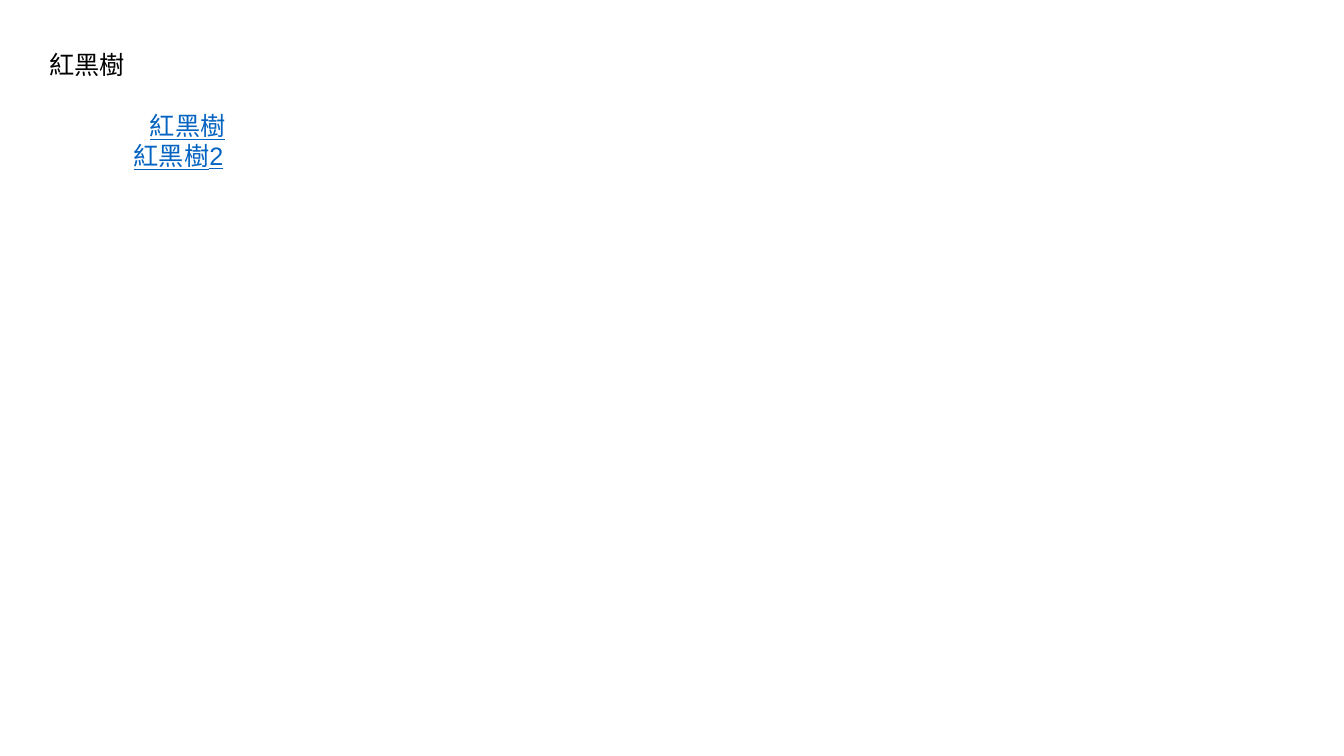
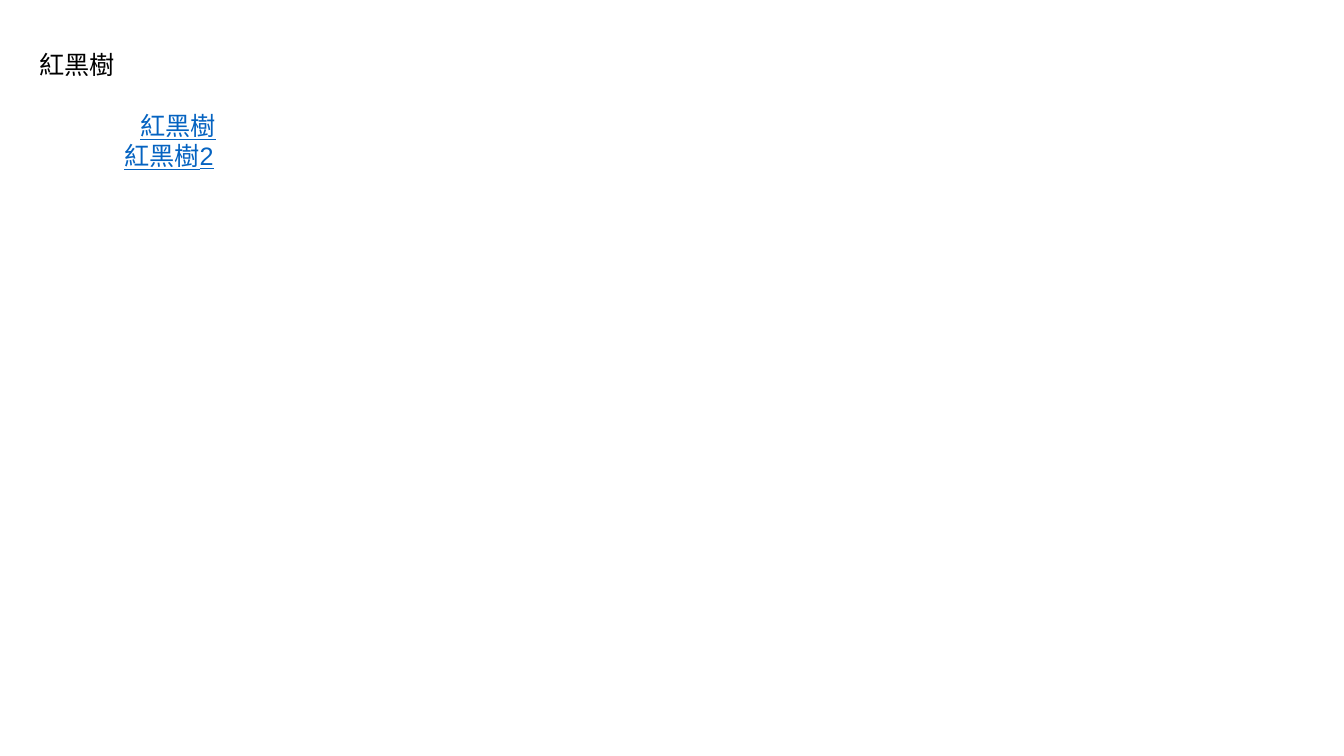
Before and after one commit to luchaojun/JavaSprint, a slide deck: slide 4 of JavaStudyRecord/JavaStudyRecord.pptx. Drawn at 1344x756 pixels with LibreOffice and Linux fonts; fonts in the diff are those of the drawing. Boxes give left, top, right and bottom in pixels: in the first picture for what was removed or moved away, otherwise in the second. Text is boxed around its words. In the diff, an @@ line names an element or a change of style, - is before the commit and + after.

```diff
--- a/JavaStudyRecord/JavaStudyRecord.pptx
+++ b/JavaStudyRecord/JavaStudyRecord.pptx
@@ text "紅黑樹": place and size @@
-text "紅黑樹" at bbox=[49, 52, 226, 170]
+text "紅黑樹" at bbox=[39, 52, 216, 170]
```
Also in this commit, not shown: 1 other slide changed, 1 slide added.
